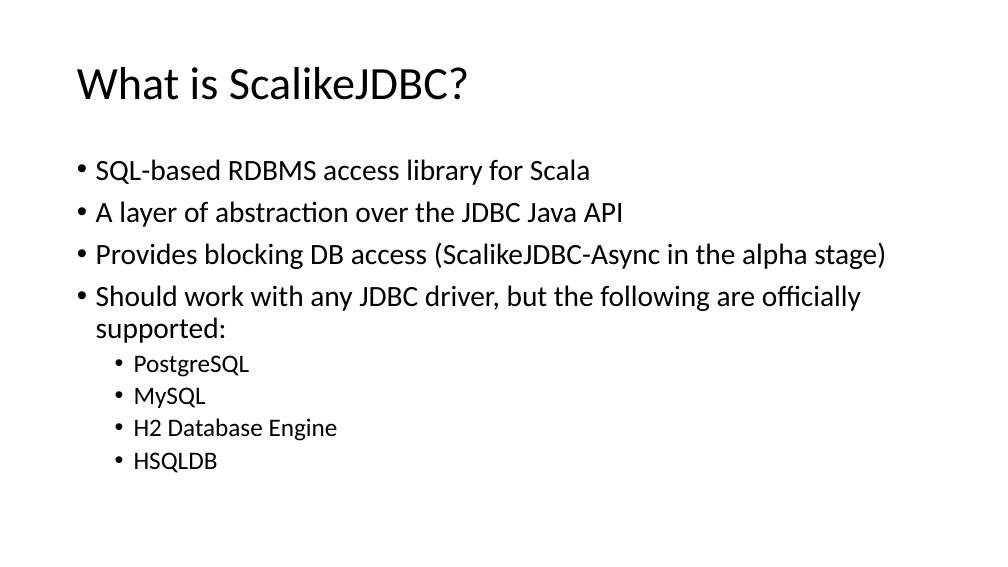
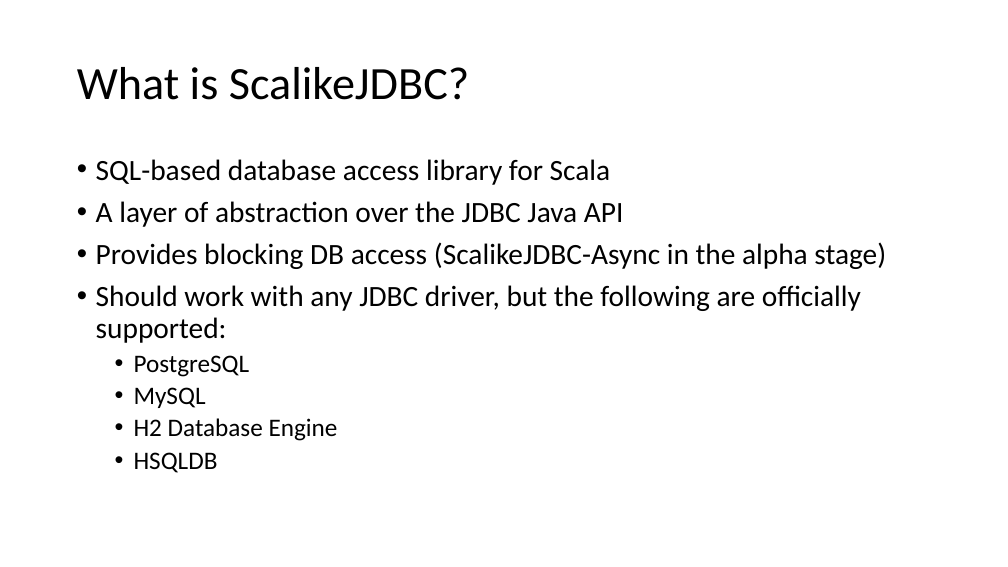
Before and after one commit to mcsuka/scalikejdbc-demo, a slide deck: slide 2 of docs/scalikejdbc-demo.pptx. Drawn at 1008x567 pixels with LibreOffice and Linux fonts; fonts in the diff are those of the drawing. Boxes give left, top, right and bottom in pixels: in the first picture for what was removed or moved away, otherwise in the second. Text is boxed around its words. In the diff, an @@ line names an element or a change of style, - is before the commit and + after.

```diff
--- a/docs/scalikejdbc-demo.pptx
+++ b/docs/scalikejdbc-demo.pptx
@@ text at (x1=96, y1=159, x2=611, y2=185): text changed @@
-• SQL-based RDBMS access library for Scala
+• SQL-based database access library for Scala
```
Also in this commit, not shown: 2 other slides changed, 2 other files.
